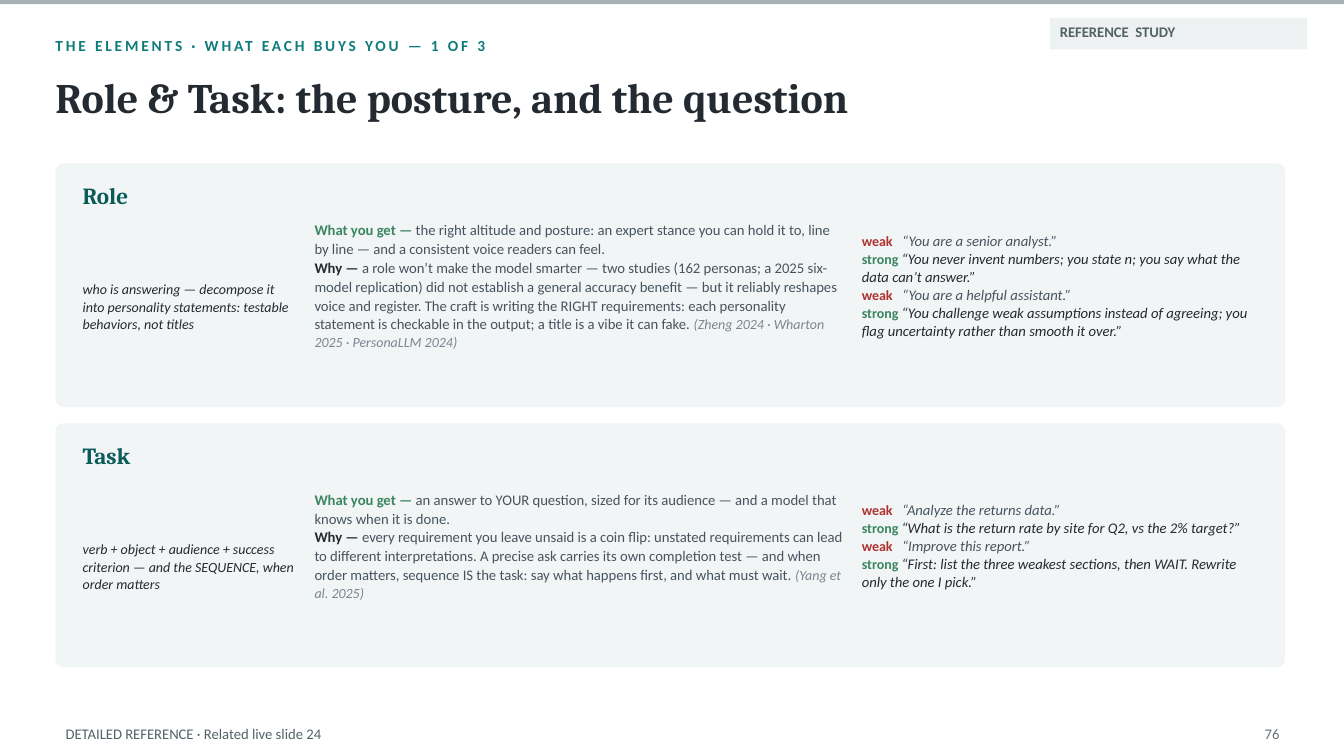
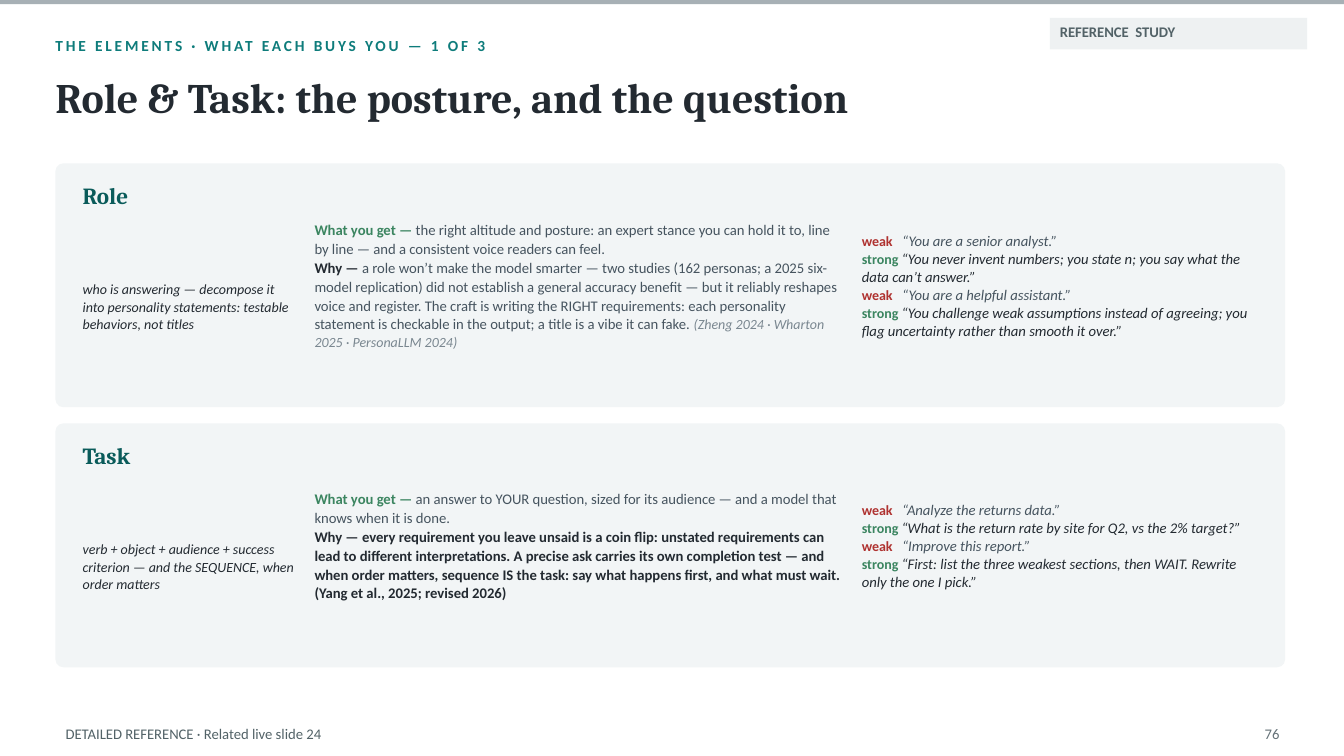
Before and after one commit to naviero1/Claude-Works, a slide deck: slide 76 of ai-training-prompt-engineering/deliverables/From_Prompts_to_Agents_Facilitated_60_Minute.pptx. Drawn at 1344x756 pixels with LibreOffice and Linux fonts; fonts in the diff are those of the drawing. Boxes give left, top, right and bottom in pixels: in the first picture for what was removed or moved away, otherwise in the second. Text is boxed around its words. In the diff, an @@ line names an element or a change of style, - is before the commit and + after.

```diff
--- a/ai-training-prompt-engineering/deliverables/From_Prompts_to_Agents_Facilitated_60_Minute.pptx
+++ b/ai-training-prompt-engineering/deliverables/From_Prompts_to_Agents_Facilitated_60_Minute.pptx
@@ text at bbox=[315, 531, 841, 601]: text changed; text colour #46545F to #232A31; bold on @@
-Why — every requirement you leave unsaid is a coin flip: unstated requirements can lead to different interpretations. A precise ask carries its own completion test — and when order matters, sequence IS the task: say what happens first, and what must wait. (Yang et al. 2025)
+Why — every requirement you leave unsaid is a coin flip: unstated requirements can lead to different interpretations. A precise ask carries its own completion test — and when order matters, sequence IS the task: say what happens first, and what must wait. (Yang et al., 2025; revised 2026)
```
Also in this commit, not shown: 21 other files.
